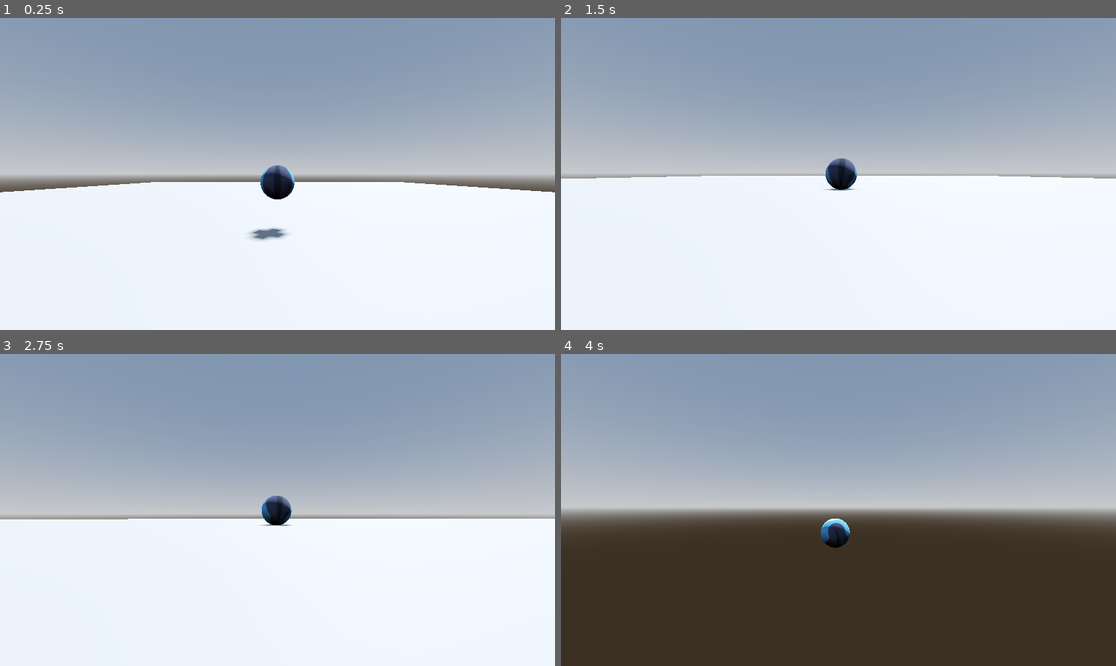
Above: before the commit, frames 1-4 (two rows, left to right).
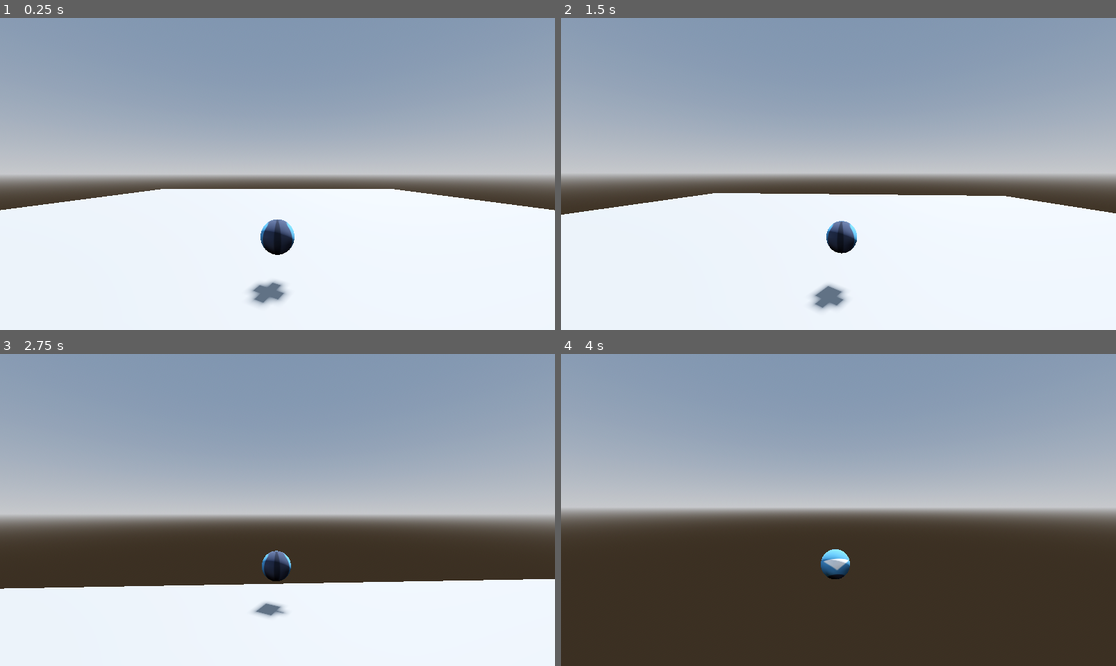
Above: after the commit, the same moments.

Repository: Shuntoon/Marble3D_Project_FIles
Game: Godot game, scene res://Levels/level_1.tscn
Two runs of this game, one before a commit and one after it. Both use one fixed random seed, a clock stepped at 60 frames per second and the inputs below. The engine's default icon, where the game draws it, is replaced by a stand-in: a white triangle on a blue panel in a dark square.
Inputs (mouse positions are in pixels of both pictures, inside the frame that each line leads up to):
- Up to frame 1 (0.25 s): no input
- Up to frame 2 (1.5 s): move the mouse to (866, 174) at 0.52 s; hold W (forward) from 0.53 s (still down); tap Space (jump, bound only after the commit) at 0.6, 0.77, 1.07, 1.35 s; move the mouse to (810, 174) at 1.27 s
- Up to frame 3 (2.75 s): keep holding W (forward); tap Space (jump, bound only after the commit) at 1.52, 1.82, 2.1 s; move the mouse to (288, 503) at 2.02 s
- Up to frame 4 (4 s): keep holding W (forward); move the mouse to (832, 516) at 2.77 s; tap Space (jump, bound only after the commit) at 2.85, 3.02, 3.32, 3.6, 3.77 s; move the mouse to (877, 513) at 3.52 s

The runs differ from the first frame. In frame 1, 4.7% of the frame differs, in the area x 0-100%, y 47-93%; in frame 2, 8.4%; in frame 3, 21%, in the area x 0-100%, y 45-85%; in frame 4, 0.8%.

Commit message:
Added Jumping

Diff:
--- a/Levels/level_1.tscn
+++ b/Levels/level_1.tscn
@@ -19,6 +19,9 @@
 
 [node name="Environment" type="Node3D" parent="."]
 
+[node name="Player" parent="Environment" instance=ExtResource("1_08apw")]
+transform = Transform3D(1, 0, 0, 0, 1, 0, 0, 0, 1, 0, 0.628504, 0)
+
 [node name="DirectionalLight3D" type="DirectionalLight3D" parent="Environment"]
 transform = Transform3D(-0.866025, -0.433013, 0.25, 0, 0.5, 0.866025, -0.5, 0.75, -0.433013, 0, 0, 0)
 shadow_enabled = true
@@ -29,6 +32,3 @@
 [node name="Floor" type="CSGBox3D" parent="Environment"]
 use_collision = true
 size = Vector3(12.3692, 0.0833458, 18.6034)
-
-[node name="Player" parent="." instance=ExtResource("1_08apw")]
-transform = Transform3D(1, 0, 0, 0, 1, 0, 0, 0, 1, 0, 0.628504, 0)
--- a/Objects/Player/Camera.gd
+++ b/Objects/Player/Camera.gd
@@ -20,7 +20,6 @@
 func _ready():
 	#hide mouse at start
 	Input.set_mouse_mode(Input.MOUSE_MODE_CAPTURED)
-	pass # Replace with function body.
 
 func _physics_process(delta):
 	global_position = lerp(global_position, marble.get_node("MeshInstance3D").global_position,smooth_camera_tolerance)
--- /dev/null
+++ b/Objects/Player/GroundCheckRay.gd
@@ -0,0 +1,12 @@
+extends RayCast3D
+
+@onready var marble = $"../Marble"
+@onready var mesh_instance_3d = $"../Marble/MeshInstance3D"
+
+func _physics_process(delta):
+	global_position = mesh_instance_3d.global_position
+
+	if is_colliding():
+		marble.grounded = true
+	else:
+		marble.grounded = false
--- a/Objects/Player/Marble.gd
+++ b/Objects/Player/Marble.gd
@@ -2,10 +2,14 @@
 
 @export var movement_speed : float = 385.0
 @export var max_velocity : float = 7.5
+@export var jump_power : float = 6.0
 
 @onready var camera_3d = $"../CameraContainer/HRotation/VRotation/SpringArm3D/Camera3D"
 
+var grounded = false
+
 func _physics_process(delta):
+	movement(delta)
 	if linear_velocity.x > max_velocity:
 		linear_velocity.x = max_velocity
 	if linear_velocity.x < -max_velocity:
@@ -15,8 +19,9 @@
 	if linear_velocity.z < -max_velocity:
 		linear_velocity.z = -max_velocity
 
-	movement(delta)
-	pass
+	if Input.is_action_just_pressed("jump") and grounded:
+		jump()
+
 
 func movement(delta):
 	var f_input = Input.get_action_raw_strength("backward") - Input.get_action_raw_strength("forward")
@@ -32,4 +37,6 @@
 
 	apply_central_force(direction_f * movement_speed * delta)
 	apply_central_force(direction_h * movement_speed * delta)
-	pass
+
+func jump():
+	apply_central_impulse(Vector3.UP * jump_power)
--- a/Objects/Player/player.tscn
+++ b/Objects/Player/player.tscn
@@ -1,7 +1,8 @@
-[gd_scene load_steps=8 format=3 uid="uid://bu6csgumns604"]
+[gd_scene load_steps=9 format=3 uid="uid://bu6csgumns604"]
 
 [ext_resource type="Script" path="res://Objects/Player/Camera.gd" id="1_d1vl8"]
 [ext_resource type="Script" path="res://Objects/Player/Marble.gd" id="1_hjpva"]
+[ext_resource type="Script" path="res://Objects/Player/GroundCheckRay.gd" id="1_mi88b"]
 [ext_resource type="Texture2D" uid="uid://cawh40fx4qkcu" path="res://icon.svg" id="2_qcvt7"]
 
 [sub_resource type="PhysicsMaterial" id="PhysicsMaterial_qcqbx"]
@@ -17,9 +18,14 @@
 
 [node name="Player" type="Node3D"]
 
+[node name="GroundCheckRay" type="RayCast3D" parent="."]
+target_position = Vector3(0, -0.4, 0)
+script = ExtResource("1_mi88b")
+
 [node name="Marble" type="RigidBody3D" parent="."]
 physics_material_override = SubResource("PhysicsMaterial_qcqbx")
 gravity_scale = 0.9
+can_sleep = false
 linear_damp = 0.8
 script = ExtResource("1_hjpva")
 
@@ -39,8 +45,10 @@
 [node name="VRotation" type="Node3D" parent="CameraContainer/HRotation"]
 
 [node name="SpringArm3D" type="SpringArm3D" parent="CameraContainer/HRotation/VRotation"]
+transform = Transform3D(1, 0, 0, 0, 1, 0, 0, 0, 1, 0, 0.4, 0)
 spring_length = 1.5
 margin = 1.0
 
 [node name="Camera3D" type="Camera3D" parent="CameraContainer/HRotation/VRotation/SpringArm3D"]
+transform = Transform3D(1, 0, 0, 0, 1, 0, 0, 0, 1, 0, 0, 1.48927)
 current = true
--- a/project.godot
+++ b/project.godot
@@ -37,3 +37,8 @@
 "events": [Object(InputEventKey,"resource_local_to_scene":false,"resource_name":"","device":-1,"window_id":0,"alt_pressed":false,"shift_pressed":false,"ctrl_pressed":false,"meta_pressed":false,"pressed":false,"keycode":0,"physical_keycode":68,"key_label":0,"unicode":100,"echo":false,"script":null)
 ]
 }
+jump={
+"deadzone": 0.5,
+"events": [Object(InputEventKey,"resource_local_to_scene":false,"resource_name":"","device":-1,"window_id":0,"alt_pressed":false,"shift_pressed":false,"ctrl_pressed":false,"meta_pressed":false,"pressed":false,"keycode":0,"physical_keycode":32,"key_label":0,"unicode":32,"echo":false,"script":null)
+]
+}
